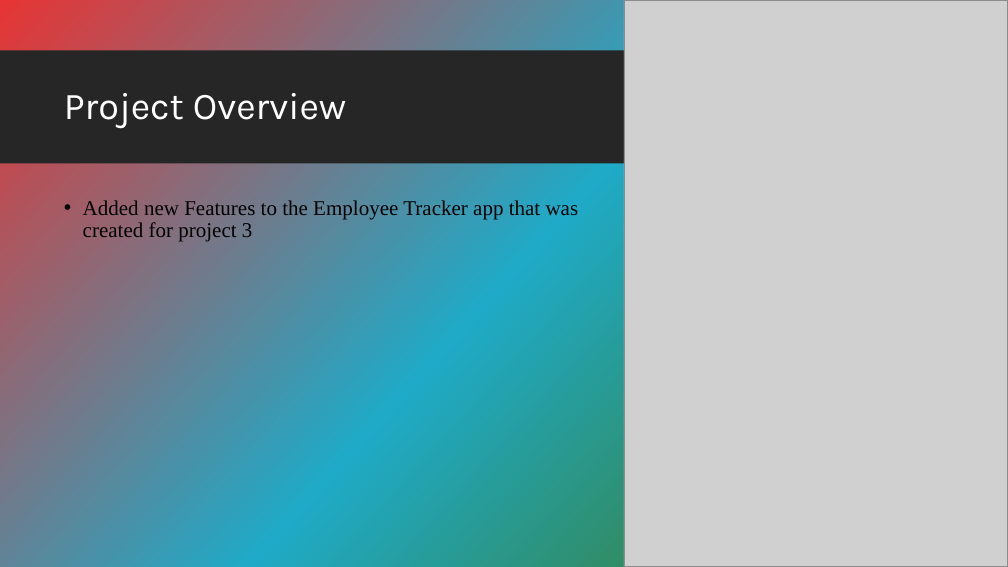
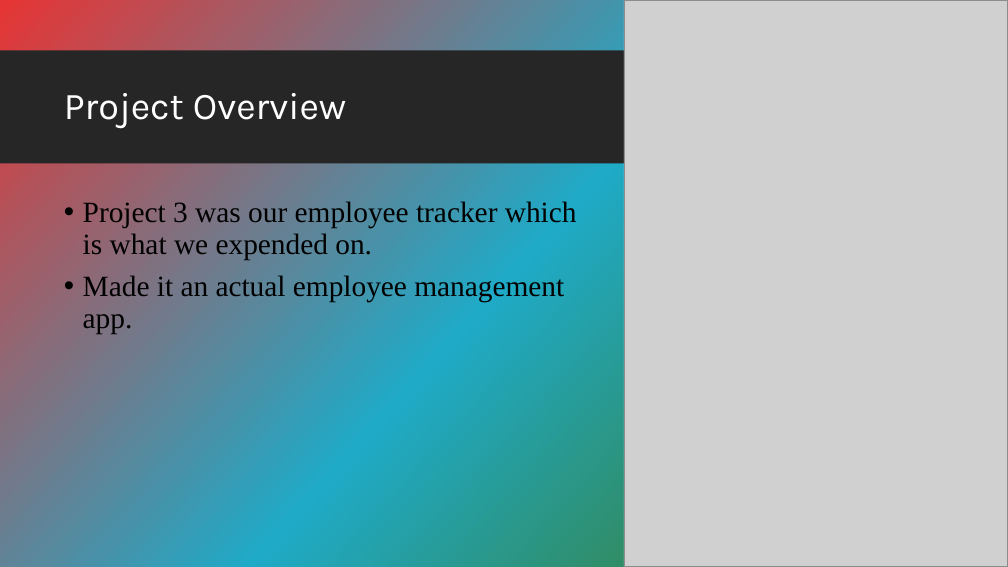
Before and after one commit to GroupCSC4110/Projects, a slide deck: slide 2 of GroupProject4/Presentation.pptx. Drawn at 1008x567 pixels with LibreOffice and Linux fonts; fonts in the diff are those of the drawing; grey boxes stand for pictures; background and template pictures are left out. Boxes give left, top, right and bottom in pixels: in the first picture for what was removed or moved away, otherwise in the second. Text is boxed around its words. In the diff, an @@ line names an element or a change of style, - is before the commit and + after.

```diff
--- a/GroupProject4/Presentation.pptx
+++ b/GroupProject4/Presentation.pptx
@@ text at [83, 201, 577, 334]: text changed; size 20 to 28 pt @@
-• Added new Features to the Employee Tracker app that was created for project 3
+• Project 3 was our employee tracker which is what we expended on.
+• Made it an actual employee management app.
```
Also in this commit, not shown: 1 other slide changed.
